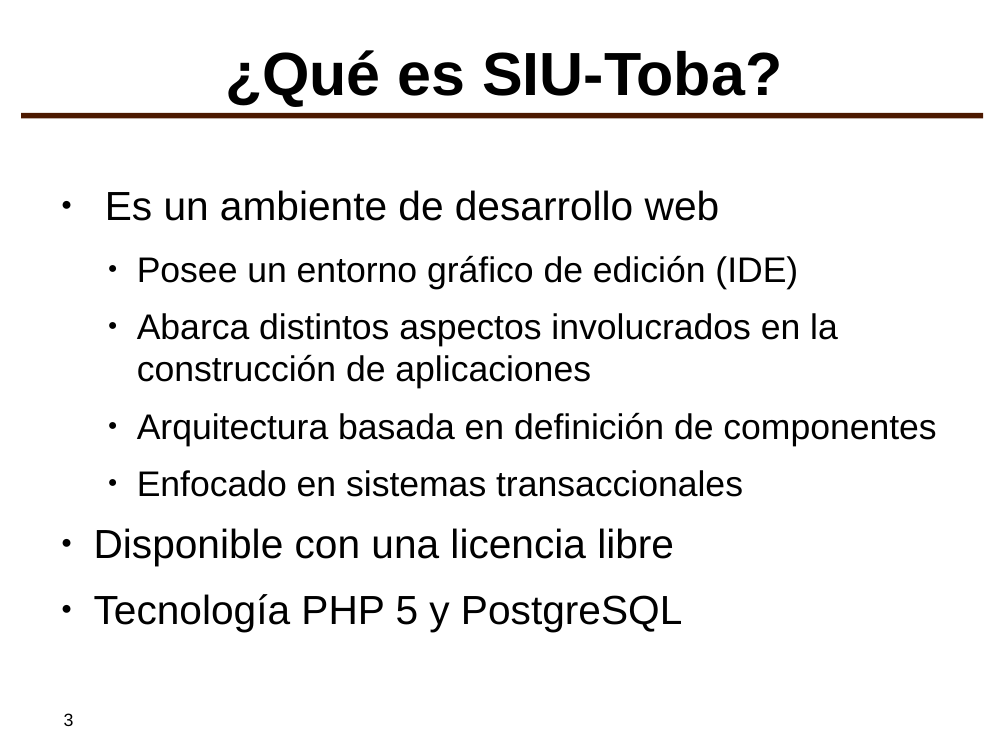
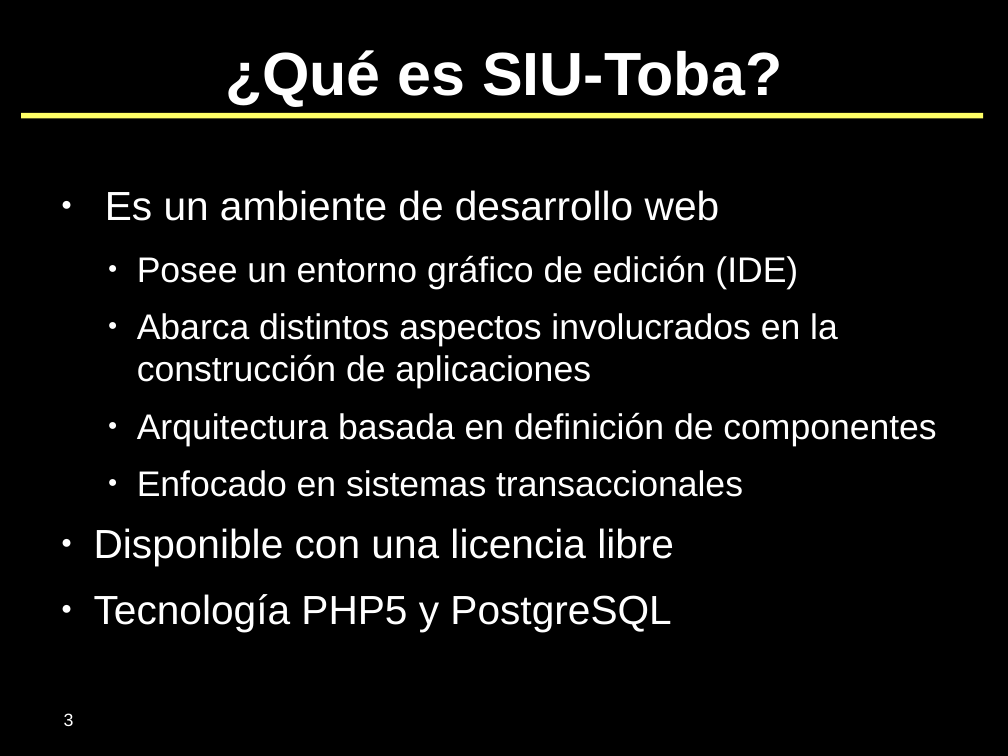
Before and after one commit to SIU-Toba/framework, a slide deck: slide 3 of doc/presentaciones/2007 - CafeConf.odp. Drawn at 1008x756 pixels with LibreOffice and Linux fonts; fonts in the diff are those of the drawing; background and template pictures are left out. Boxes give left, top, right and bottom in pixels: in the first picture for what was removed or moved away, otherwise in the second. Text is boxed around its words. In the diff, an @@ line names an element or a change of style, - is before the commit and + after.

```diff
--- a/doc/presentaciones/2007 - CafeConf.odp
+++ b/doc/presentaciones/2007 - CafeConf.odp
@@ background #FFFFFF to #000000 @@
@@ title "¿Qué es SIU-Toba?" at box(225, 50, 782, 107): text colour #000000 to #FFFFFF @@
@@ line (21, 115) - (983, 115): stroke #4C1900 4.31 pt to #FFFF66 4.31 pt @@
@@ text at box(94, 190, 936, 565): text colour #000000 to #FFFFFF; bullet colour #000000 to #FFFFFF @@
@@ text at box(94, 594, 671, 632): text changed; text colour #000000 to #FFFFFF @@
-● Tecnología PHP 5 y PostgreSQL
+● Tecnología PHP5 y PostgreSQL
@@ page number at box(64, 713, 74, 726): text colour #000000 to #FFFFFF @@
```
Also in this commit, not shown: 15 other slides changed, 1 slide added, 3 other files.
